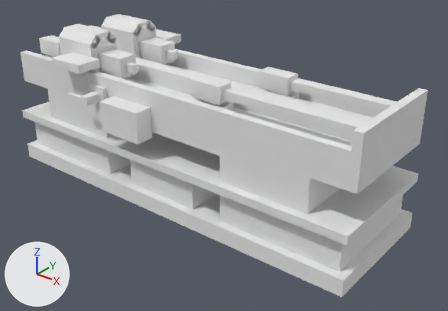
The OBJ model src/main/resources/assets/mts/objmodels/decors/gunbench.obj, before and after one commit.
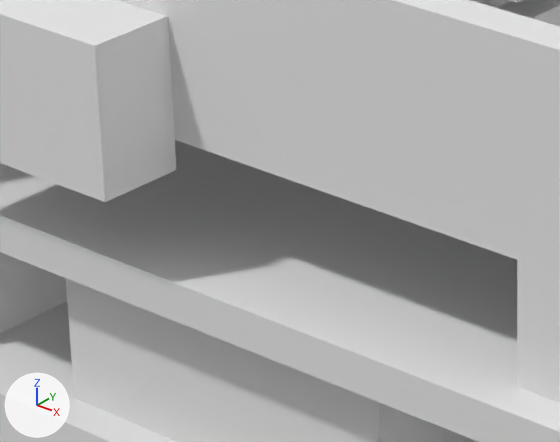
The first picture shows the older version from a camera (50 mm lens) standing at (2.74, -3.13, 2.35) and looking at (0.22, 0.02, 0.39). The close-ups show both versions on the part from 26% to 51% of the width and 34% to 62% of the height of that picture; other places that the commit changed are outside them. Every picture has the same lights, and +X, +Y and +Z are marked at lower left. Where no turn or scale is listed for an object, it has been applied to the vertices.

The older version as bpy lines, for what is in view:
```python
me_cube_134 = bpy.data.meshes.new('cube.134')
me_cube_134.from_pydata(...)  # a box spanning x -1.48..1.48, y -0.47..0.48, z 0.41..0.47
me_cube_134.materials.append(mat_0_003)  # white #e7e7e7
me_cube_137 = bpy.data.meshes.new('cube.137')
me_cube_137.from_pydata(...)  # a box spanning x 0.534..1.188, y -0.416..0.416, z 0.469..0.648
me_cube_137.materials.append(mat_0_003)  # white #e7e7e7
me_cube_140 = bpy.data.meshes.new('cube.140')
me_cube_140.from_pydata(...)  # a box spanning x -1.19..1.19, y -0.42..0.42, z 0.65..0.71
me_cube_140.materials.append(mat_0_003)  # white #e7e7e7
ob_cube_134 = bpy.data.objects.new('cube.134', me_cube_134)
ob_cube_134.location = (0.0, 0.0, 0.0)
ob_cube_137 = bpy.data.objects.new('cube.137', me_cube_137)
ob_cube_137.location = (0.0, 0.0, 0.0)
ob_cube_140 = bpy.data.objects.new('cube.140', me_cube_140)
ob_cube_140.location = (0.0, 0.0, 0.0)
# also in view: 'cube.136' at (0.0, 0.0, 0.28); 'cube.141' at (-0.03, -0.39, 0.89); 'cube.132' at (0.0, 0.0, 0.11); 'cube.139' at (0.0, 0.0, 0.77); 'cube.177' at (-0.24, -0.48, 0.71)
```
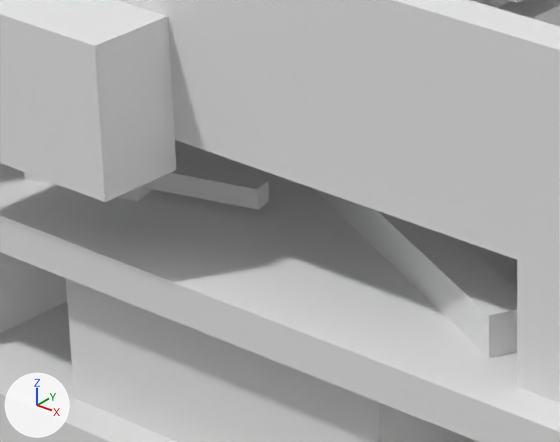
The newer file is also turned or shifted as a whole; pictures and numbers use the older file's frame.

Where the change shows, as pixel boxes (x1, y1, x2, y2) in the close-ups (560 x 442 px):
'cube.004', added
    after: (313, 188, 517, 358)
'cube.002', added
    after: (142, 164, 269, 210)
'cube.003', added
    after: (24, 172, 153, 201)

The change, as a list of edits to the scene's bpy script:
```text
Add me_cube_004:
    me_cube_004.from_pydata([(0.458, -0.379, 0.479), (0.484, -0.322, 0.479), (0.458, -0.379, 0.416), (0.484, -0.322, 0.416), (-0.083, -0.058, 0.479), (-0.109, -0.115, 0.479), (-0.083, -0.058, 0.416), (-0.109, -0.115, 0.416)], [], [(3, 6, 4, 1), (2, 3, 1, 0), (7, 2, 0, 5), (6, 7, 5, 4), (5, 0, 1, 4), (6, 3, 2, 7)])
    me_cube_004.materials.append(mat_0_003)  # white #e7e7e7
Add me_cube_003:
    me_cube_003.from_pydata([(-0.241, -0.32, 0.479), (-0.257, -0.259, 0.479), (-0.241, -0.32, 0.416), (-0.257, -0.259, 0.416), (-0.438, -0.308, 0.479), (-0.422, -0.368, 0.479), (-0.438, -0.308, 0.416), (-0.422, -0.368, 0.416)], [], [(3, 6, 4, 1), (2, 3, 1, 0), (7, 2, 0, 5), (6, 7, 5, 4), (5, 0, 1, 4), (6, 3, 2, 7)])
    me_cube_003.materials.append(mat_0_003)  # white #e7e7e7
Add me_cube_002:
    me_cube_002.from_pydata([(-0.064, -0.256, 0.463), (-0.072, -0.226, 0.463), (-0.064, -0.256, 0.432), (-0.072, -0.226, 0.432), (-0.253, -0.274, 0.463), (-0.245, -0.304, 0.463), (-0.253, -0.274, 0.432), (-0.245, -0.304, 0.432)], [], [(3, 6, 4, 1), (2, 3, 1, 0), (7, 2, 0, 5), (6, 7, 5, 4), (5, 0, 1, 4), (6, 3, 2, 7)])
    me_cube_002.materials.append(mat_0_003)  # white #e7e7e7
Add ob_cube_004:
    ob_cube_004 = bpy.data.objects.new('cube.004', me_cube_004)
    ob_cube_004.location = (0.0, 0.0, 0.052)
Add ob_cube_003:
    ob_cube_003 = bpy.data.objects.new('cube.003', me_cube_003)
    ob_cube_003.location = (0.0, 0.0, 0.052)
Add ob_cube_002:
    ob_cube_002 = bpy.data.objects.new('cube.002', me_cube_002)
    ob_cube_002.location = (0.0, 0.0, 0.052)
```
